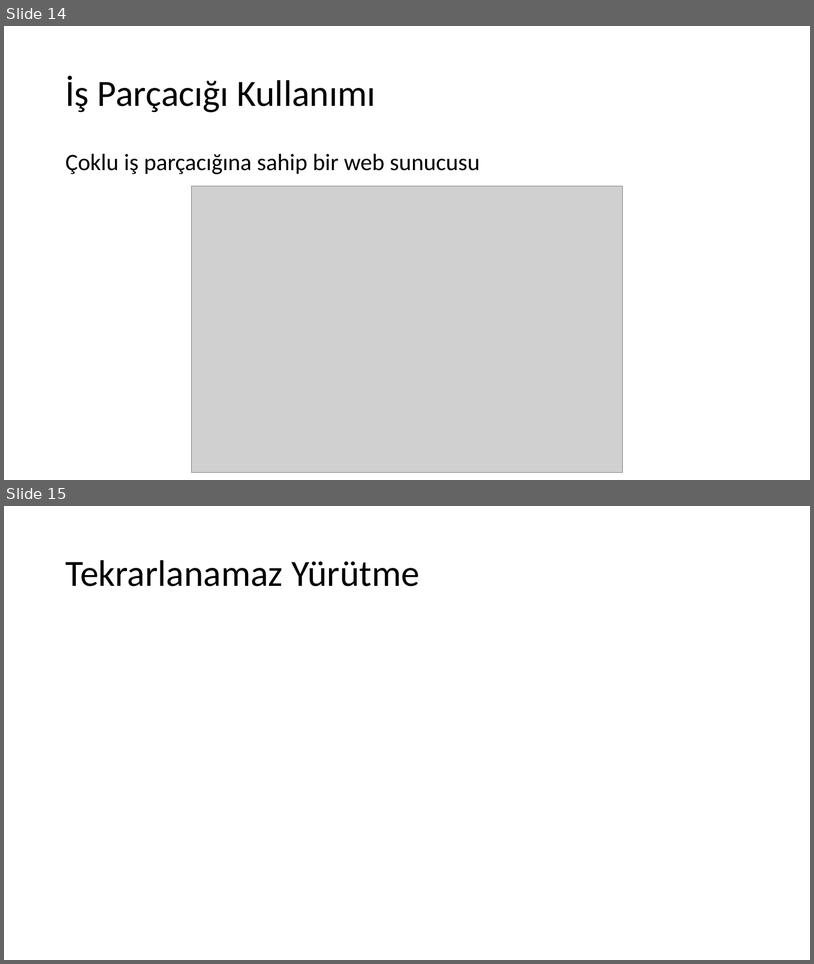
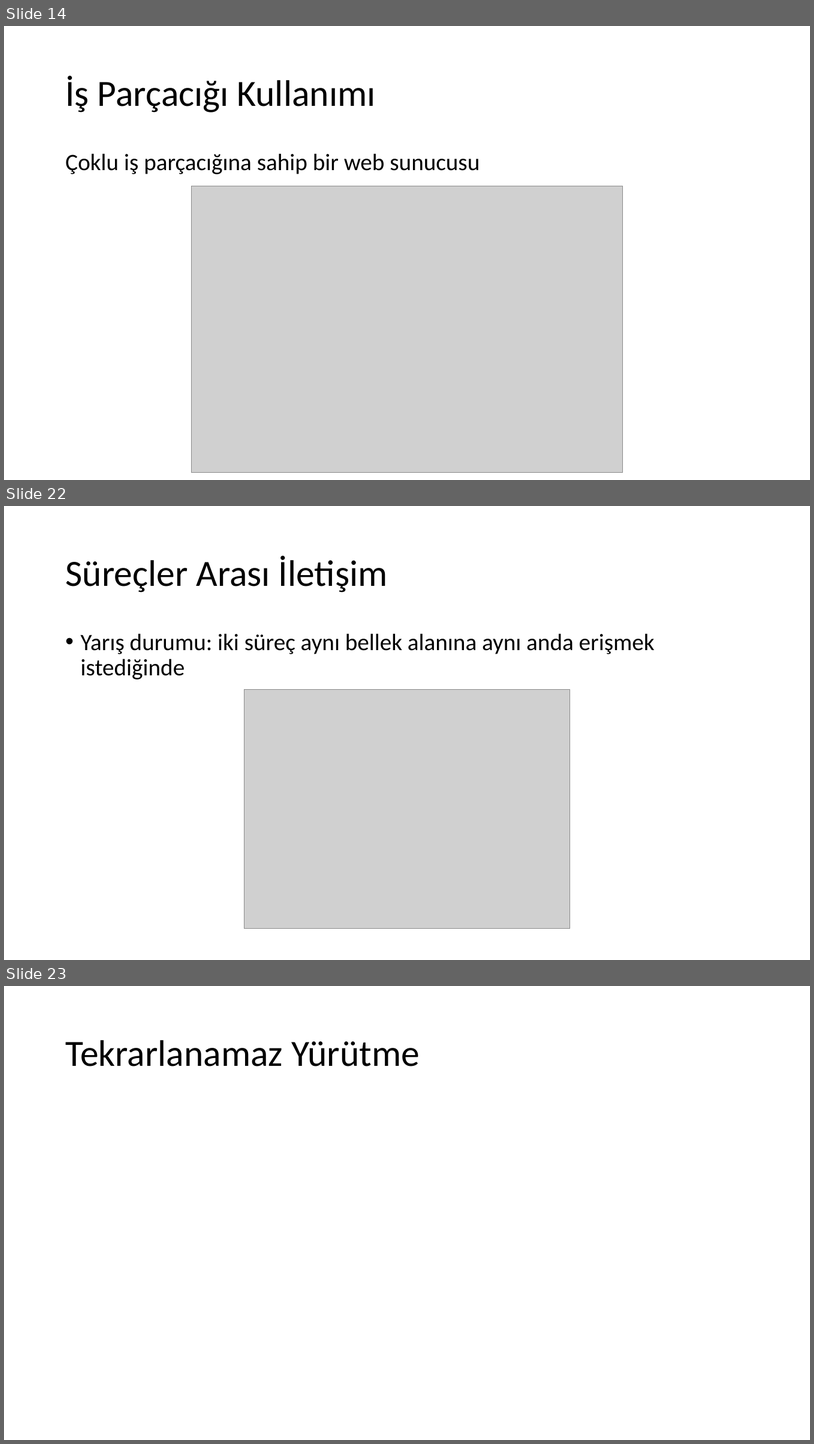
Before and after one commit to sercankulcu/sercankulcu.github.io, a slide deck: assets/teaching/os/2_Bolum_2_Surecler.pptx. Shown one above the other, each under a label of ours: slides 14 and 15 before the commit, slides 14, 22 and 23 after it; the slides between them are not shown. The pictures are 814x964 and 814x1444 pixels, drawn with LibreOffice and Linux fonts; fonts in the diff are those of the drawing; grey boxes stand for pictures. Boxes give left, top, right and bottom in pixels: in the first picture for what was removed or moved away, otherwise in the second. Text is boxed around its words. In the diff, an @@ line names an element or a change of style, - is before the commit and + after.

```diff
--- a/assets/teaching/os/2_Bolum_2_Surecler.pptx
+++ b/assets/teaching/os/2_Bolum_2_Surecler.pptx
@@ slide 22 added at box(4, 506, 810, 960), background #FFFFFF @@
@@ title added at box(65, 555, 388, 592), 44 pt, text #000000 @@
+Süreçler Arası İletişim
@@ text added at box(81, 633, 655, 679), 28 pt, text #000000 @@
+• Yarış durumu: iki süreç aynı bellek alanına aynı anda erişmek istediğinde
@@ picture added at box(245, 690, 570, 929) @@
@@ what was slide 15 is now slide 23 @@
```
Also in this commit, not shown: 7 other slides added, 1 other file.
